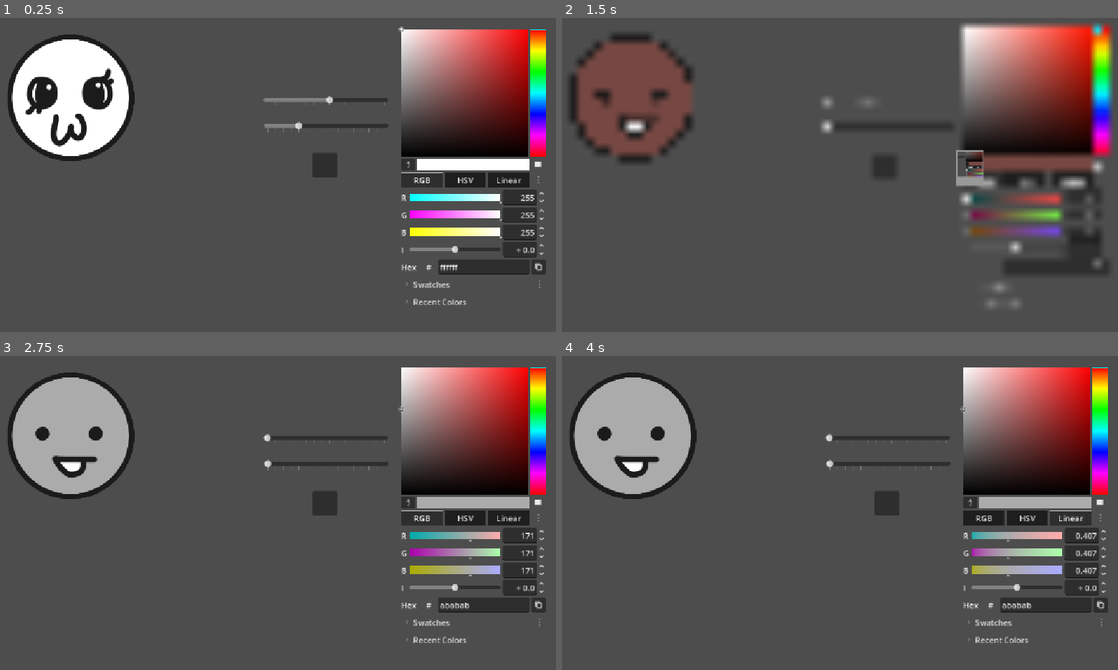
Above: before the commit, frames 1-4 (two rows, left to right).
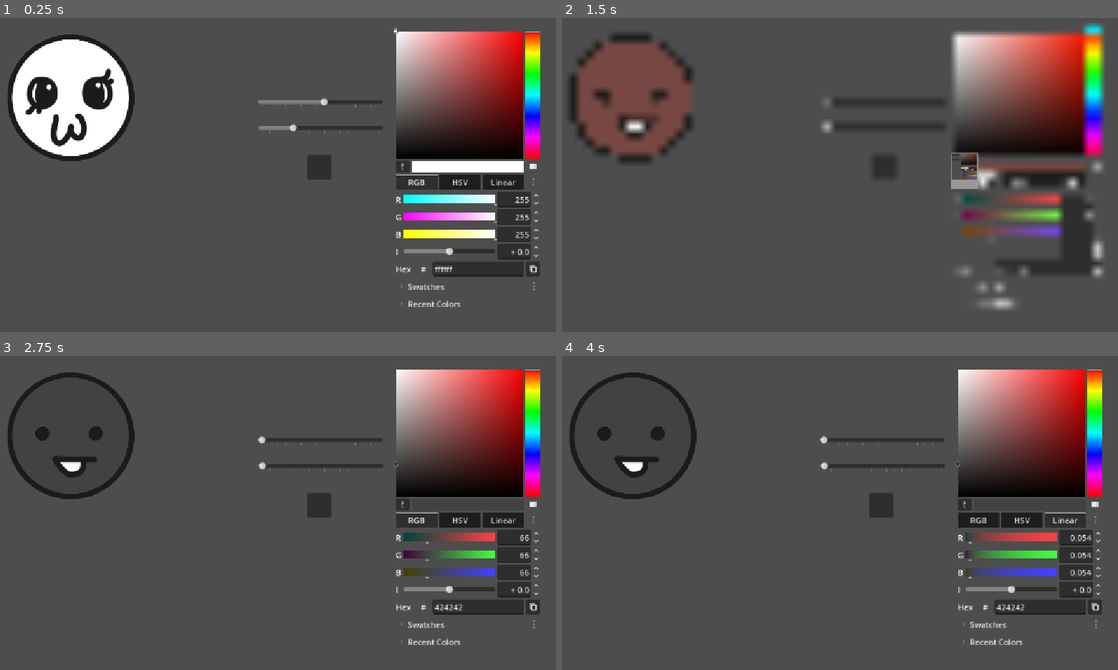
Above: after the commit, the same moments.

Repository: ecksii/PolyTycoon
Game: Godot game, scene res://Scenes/main.tscn
The game is run twice, just before and just after one commit, with the same random seed, the same clock (stepped at 60 frames per second) and the same inputs.
Inputs (mouse positions are in pixels of both pictures, inside the frame that each line leads up to; where the layout moved, square brackets give the same spot in the first picture):
- Up to frame 1 (0.25 s): no input
- Up to frame 2 (1.5 s): click (878, 168) [884, 165] at 0.5 s; click (962, 165) [967, 165] at 1.25 s
- Up to frame 3 (2.75 s): click "RGB" at 2 s
- Up to frame 4 (4 s): click "HSV" at 2.75 s; click "Linear" at 3.5 s

The runs differ from the first frame. In frame 1, 6.0% of the frame differs, in the area x 46-99%, y 2-93%; in frame 2, 6.4%; in frame 3, 13%; in frame 4, 13%, in the area x 2-99%, y 3-93%.

Commit message:
Wanted to experiment with character rigging, added person scene and test body sprite. its very not working

Diff:
--- a/Scenes/main.tscn
+++ b/Scenes/main.tscn
@@ -11,7 +11,7 @@
 position = Vector2(48, 34)
 
 [node name="UI" type="Node2D" parent="." unique_id=684410737]
-position = Vector2(564, 151)
+position = Vector2(553, 155)
 script = ExtResource("3_8gbba")
 
 [node name="SubViewport" type="SubViewport" parent="UI" unique_id=819833213]
--- /dev/null
+++ b/Scenes/person.tscn
@@ -0,0 +1,27 @@
+[gd_scene format=3 uid="uid://l1h12pdysklf"]
+
+[ext_resource type="PackedScene" uid="uid://wd5ajq24lpb7" path="res://Scenes/Head.tscn" id="1_10xcd"]
+[ext_resource type="Texture2D" uid="uid://dk5ghgwsjnhq4" path="res://Assets/body-test.png" id="1_74dau"]
+
+[node name="Person" type="Node2D" unique_id=1786162585]
+
+[node name="Body" type="Polygon2D" parent="." unique_id=994710511]
+position = Vector2(-124, 54)
+texture = ExtResource("1_74dau")
+polygon = PackedVector2Array(255, 58, 102.66211, 519.4485, 426.6139, 519.4485)
+uv = PackedVector2Array(254.35376, -59.036896, 102.66211, 519.4485, 426.6139, 519.4485)
+polygons = [PackedInt32Array(0, 1, 2)]
+
+[node name="Head" parent="." unique_id=869240767 instance=ExtResource("1_10xcd")]
+
+[node name="Skeleton2D" type="Skeleton2D" parent="." unique_id=2139826789]
+
+[node name="Body" type="Bone2D" parent="Skeleton2D" unique_id=959766610]
+position = Vector2(135, 550.99994)
+rotation = -1.5707964
+auto_calculate_length_and_angle = false
+length = 290.836
+bone_angle = 0.0
+
+[node name="Head" type="Bone2D" parent="Skeleton2D/Body" unique_id=1431256897]
+position = Vector2(314.99994, -2.9999862)
Binary file added: Assets/body-test.png
Not shown, added: Assets/body-test.png.import
